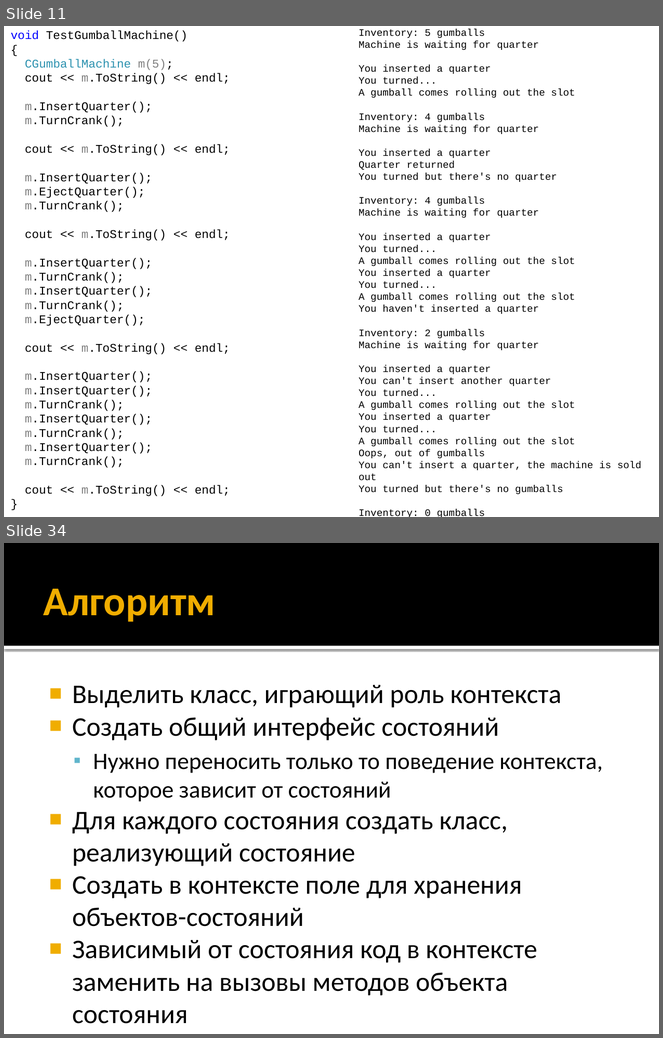
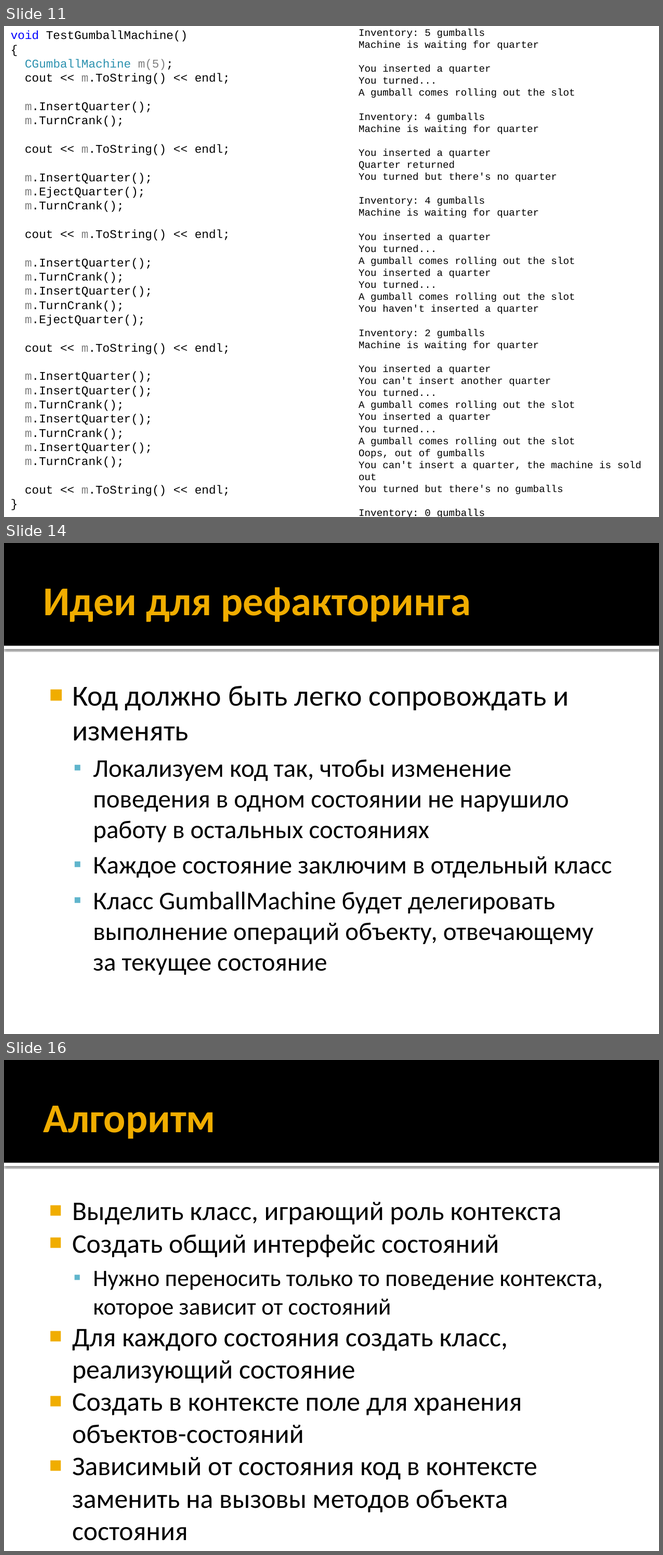
Before and after one commit to alexey-malov/ood, a slide deck: lectures/11.state/state.pptx. Shown one above the other, each under a label of ours: slides 11 and 34 before the commit, slides 11, 14 and 16 after it; the slides between them are not shown. The pictures are 663x1038 and 663x1555 pixels, drawn with LibreOffice and Linux fonts; fonts in the diff are those of the drawing. Boxes give left, top, right and bottom in pixels: in the first picture for what was removed or moved away, otherwise in the second. Text is boxed around its words. In the diff, an @@ line names an element or a change of style, - is before the commit and + after.

Commit message:
Обновил лекцию по паттерну "Состояние"

```diff
--- a/lectures/11.state/state.pptx
+++ b/lectures/11.state/state.pptx
@@ slide 14 added at (4, 543, 659, 1034), background #FFFFFF; not listed: 2 template elements that a slide beside it also shows @@
@@ title added at (44, 587, 471, 622), 45 pt, text #F0AD00, bold @@
+Идеи для рефакторинга
@@ text added at (72, 686, 612, 975), 28 pt, text #000000 @@
+■ Код должно быть легко сопровождать и изменять
+  ▪ Локализуем код так, чтобы изменение поведения в одном состоянии не нарушило работу в остальных состояниях
+  ▪ Каждое состояние заключим в отдельный класс
+  ▪ Класс GumballMachine будет делегировать выполнение операций объекту, отвечающему за текущее состояние
@@ what was slide 34 is now slide 16 @@
```
Also in this commit, not shown: 9 slides changed, 5 other slides added, 1 other file.
